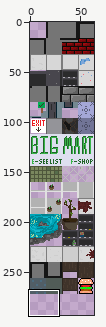
One commit to this sprite sheet: combat_system/sprites/spr_tile_explore/layers/7ec55faa-658e-4360-9d2e-60f81b8c26be/091b9d0f-69e8-47de-84ee-6d10568d11d5.png. Above, an overview of the earlier version with the close-up marked.
Close-up. Before the commit:
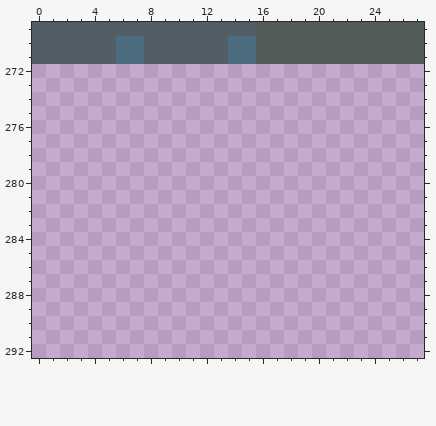
The file is 64x640 pixels. Colours within 5 levels of each other are drawn and written as one. Shown: x 0..27, y 269..292. The wide view leaves out empty margins.
The same view after the edit:
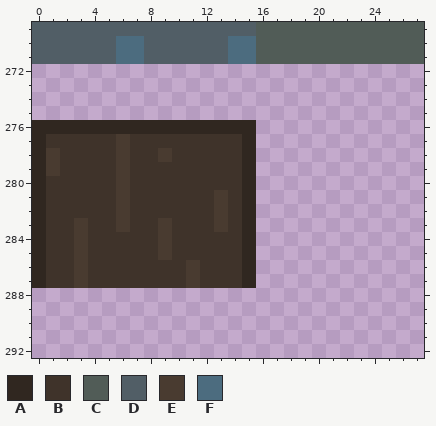
Palette (. is transparent): A #302720  B #3f332a  C #515c57  D #515e66  E #493b30  F #4c6c7f
Diff:
@@ x 0..17 @@
 275 ..................
-276 ..................
-277 ..................
-278 ..................
-279 ..................
-280 ..................
-281 ..................
-282 ..................
-283 ..................
-284 ..................
-285 ..................
-286 ..................
-287 ..................
+276 AAAAAAAAAAAAAAAA..
+277 ABBBBBEBBBBBBBBA..
+278 AEBBBBEBBEBBBBBA..
+279 AEBBBBEBBBBBBBBA..
+280 ABBBBBEBBBBBBBBA..
+281 ABBBBBEBBBBBBEBA..
+282 ABBBBBEBBBBBBEBA..
+283 ABBEBBEBBEBBBEBA..
+284 ABBEBBBBBEBBBBBA..
+285 ABBEBBBBBEBBBBBA..
+286 ABBEBBBBBBBEBBBA..
+287 ABBEBBBBBBBEBBBA..
 288 ..................
